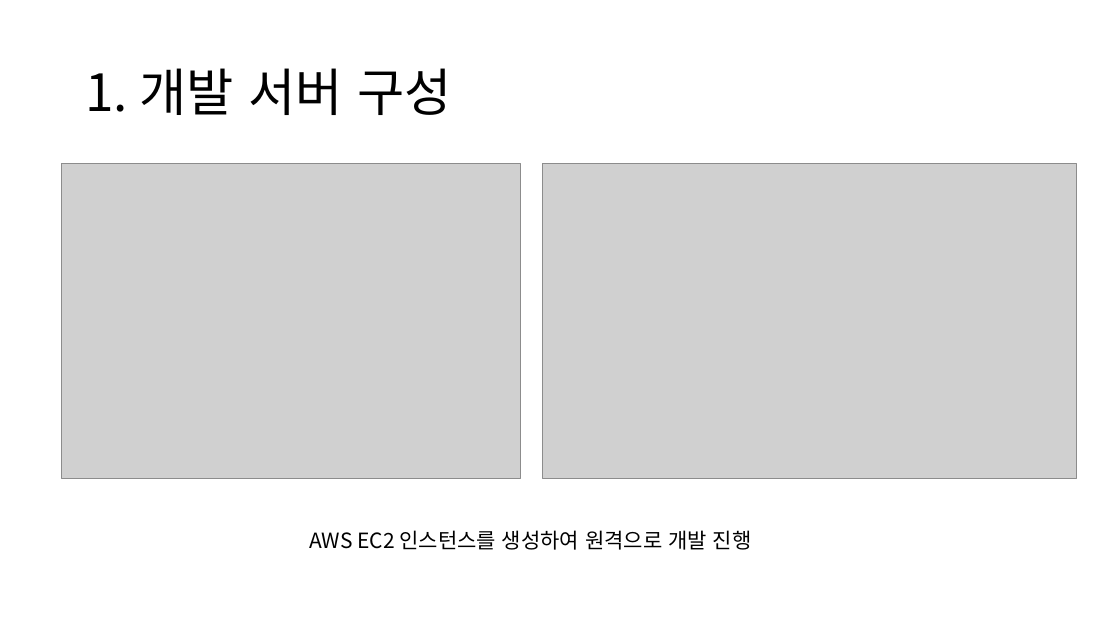
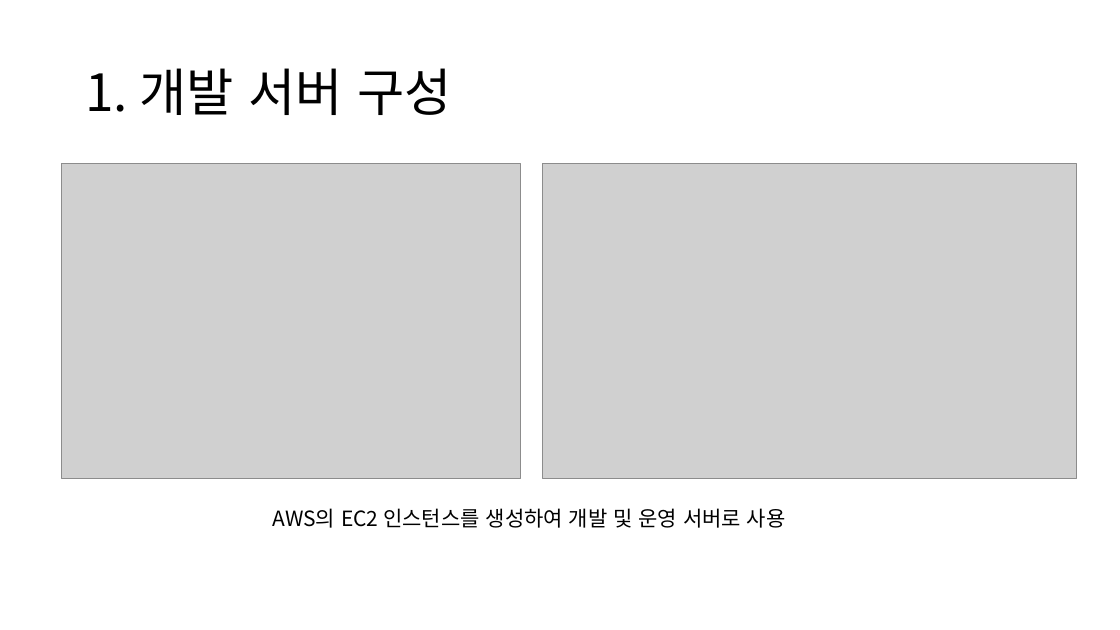
Before and after one commit to leegeunhyeok/noty, a slide deck: slide 2 of docs/4. 개발 환경 구성/개발환경구성.pptx. Drawn at 1120x630 pixels with LibreOffice and Linux fonts; fonts in the diff are those of the drawing; grey boxes stand for pictures. Boxes give left, top, right and bottom in pixels: in the first picture for what was removed or moved away, otherwise in the second. Text is boxed around its words. In the diff, an @@ line names an element or a change of style, - is before the commit and + after.

Commit message:
UPDATE: 개발환경 구성 문서 내용 추가

```diff
--- a/docs/4. 개발 환경 구성/개발환경구성.pptx
+++ b/docs/4. 개발 환경 구성/개발환경구성.pptx
@@ text at bbox=[272, 508, 786, 528]: text changed @@
-AWS EC2 인스턴스를 생성하여 원격으로 개발 진행
+AWS의 EC2 인스턴스를 생성하여 개발 및 운영 서버로 사용
```
Also in this commit, not shown: 2 other slides changed.
